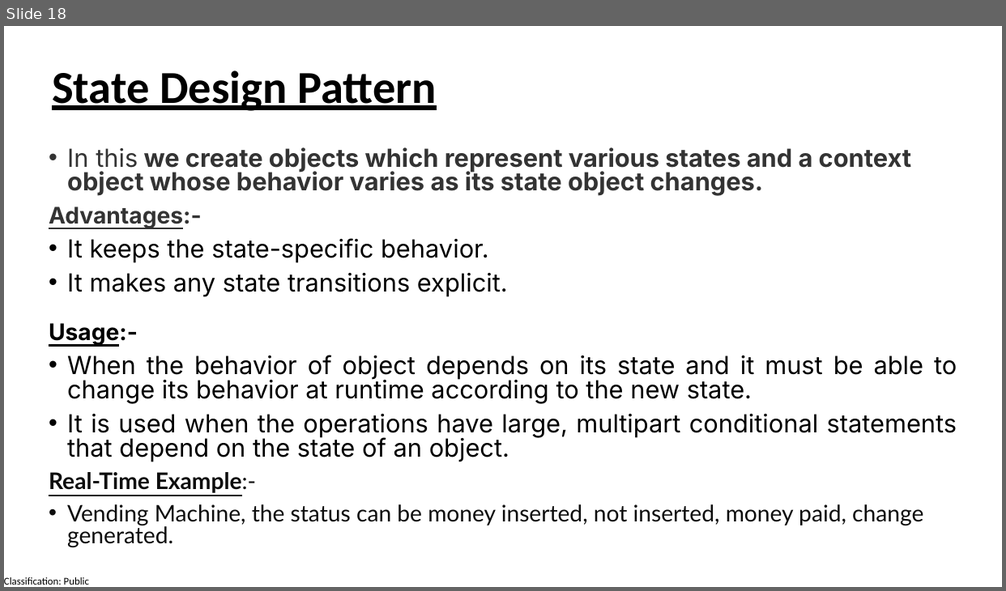
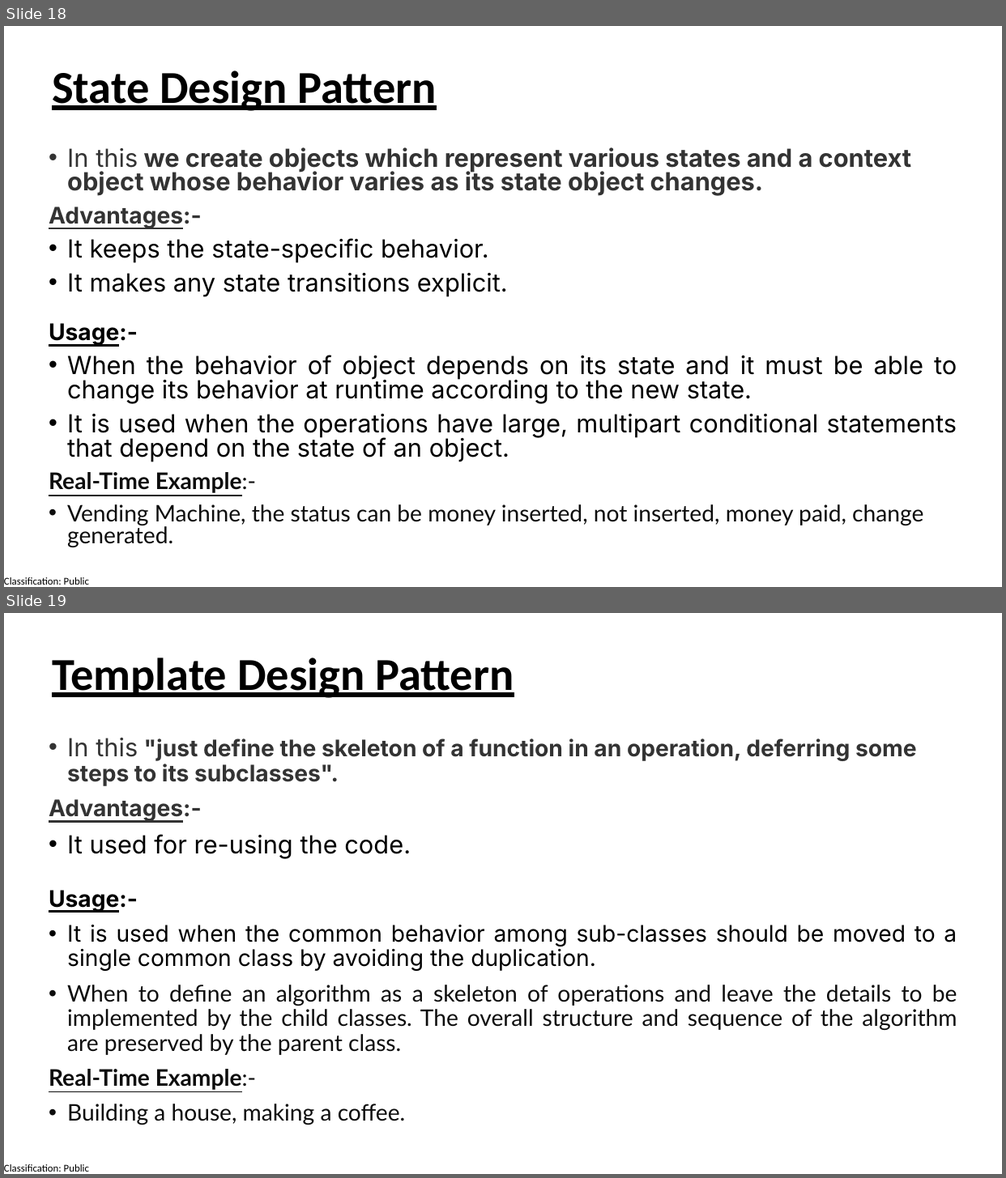
Before and after one commit to manaswiniray/DesignPatterns, a slide deck: DesignPatterns.pptx. Shown one above the other, each under a label of ours: slide 18 before the commit, slides 18 and 19 after it. The pictures are 1006x591 and 1006x1178 pixels, drawn with LibreOffice and Linux fonts; fonts in the diff are those of the drawing. Boxes give left, top, right and bottom in pixels: in the first picture for what was removed or moved away, otherwise in the second. Text is boxed around its words. In the diff, an @@ line names an element or a change of style, - is before the commit and + after.

```diff
--- a/DesignPatterns.pptx
+++ b/DesignPatterns.pptx
@@ slide 19 added at (x1=4, y1=613, x2=1002, y2=1174), background #FFFFFF; not listed: 1 template element that a slide beside it also shows @@
@@ text added at (x1=52, y1=658, x2=513, y2=698), 44 pt, text #000000, bold, underline @@
+Template Design Pattern
@@ text added at (x1=49, y1=738, x2=957, y2=1125), 22 pt, text #0D0D0D @@
+• In this "just define the skeleton of a function in an operation, deferring some steps to its subclasses".
+Advantages:-
+• It used for re-using the code.
+Usage:-
+• It is used when the common behavior among sub-classes should be moved to a single common class by avoiding the duplication.
+• When to define an algorithm as a skeleton of operations and leave the details to be implemented by the child classes. The overall structure and sequence of the algorithm are preserved by the parent class.
+Real-Time Example:-
+• Building a house, making a coffee.
```
Also in this commit, not shown: 1 other slide added.
